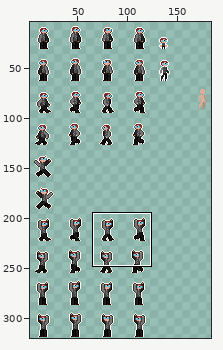
File history of a sprite sheet, bin/resources/img/entity/character/santy.png. The first picture is a wide view before the edit; the outline marks the close-up.
Close-up. The starting point:
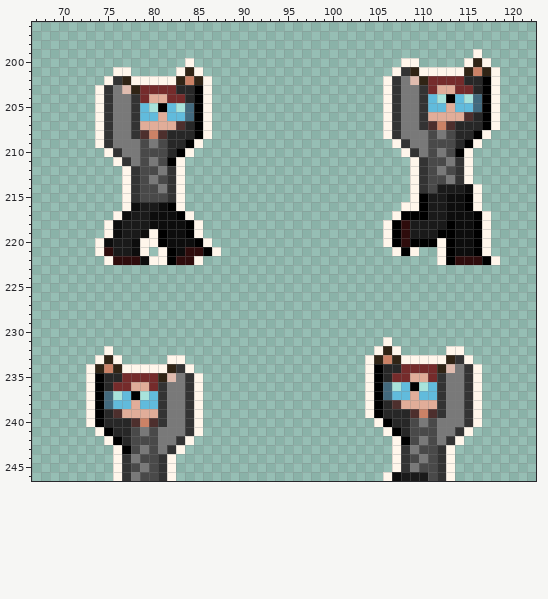
The file is 192x320 pixels. Colours within 5 levels of each other are drawn and written as one. Shown: x 67..122, y 196..246. The wide view leaves out empty margins. The commit also changed other parts of the picture, which this record leaves out.
New version:
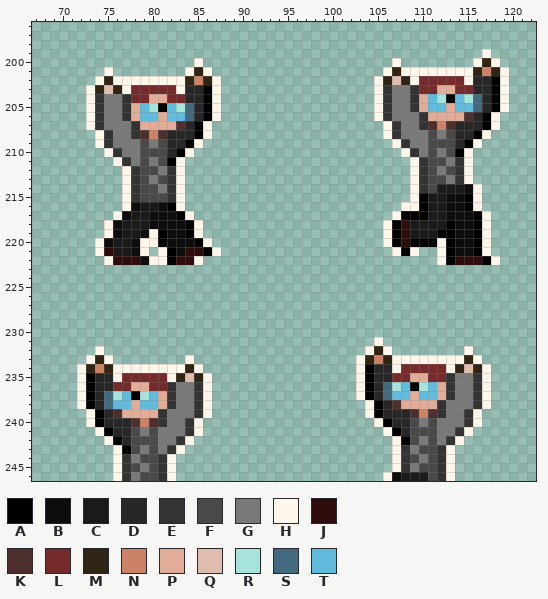
Palette (. is transparent): A #000000  B #0d0d0d  C #1a1a1a  D #272727  E #333333  F #494949  G #797979  H #fff6eb  J #2e0c0c  K #4d2f2d  L #752b2b  M #302415  N #cb8266  P #e1ad99  Q #e0bcaf  R #a8e3db  S #42697d  T #61bbdc
What changed:
y 199: x 116..117 H. -> .H
y 200: x 84..85 H. -> .H; x 107..109 .HH -> H..; x 115..118 HMH. -> .HMH
y 201: x 75..77 .HH -> H..; x 83..86 HMH. -> .HMH; x 106..109 .HEM -> HMHH; x 115..119 MNMH. -> HMNMH
y 202: x 74..77 .HEM -> HMHH; x 83..87 MNMH. -> HMNMH; x 105..110 .HEGQM -> HMQMHL; x 115 D -> H; x 117..119 AH. -> DAH
y 203: x 73..78 .HEGQM -> HMQMHL; x 83 D -> H; x 85..87 AH. -> DAH; x 105..107 .HE -> HEG; x 109..110 GE -> EL; x 117..119 AH. -> DAH
y 204: x 73..75 .HE -> HEG; x 77..78 GE -> EL; x 85..87 AH. -> DAH; x 105..107 .HE -> HEG; x 109..110 GE -> EP; x 117..119 AH. -> DAH
y 205: x 73..75 .HE -> HEG; x 77..78 GE -> EP; x 85..87 AH. -> DAH; x 105..107 .HE -> HEG; x 109..110 GE -> EP; x 117..119 AH. -> DAH
y 206: x 73..75 .HE -> HEG; x 77..78 GE -> EP; x 85..87 AH. -> DAH; x 105..107 .HE -> HEG
y 207: x 73..75 .HE -> HEG
y 231: x 105..106 .H -> H.
y 232: x 74..75 .H -> H.; x 104..107 .HMH -> HMH.; x 113..115 HH. -> ..H
y 233: x 73..76 .HMH -> HMH.; x 82..84 HH. -> ..H; x 103..107 .HMNM -> HMNMH; x 113..116 MEH. -> HHMH
y 234: x 72..76 .HMNM -> HMNMH; x 82..85 MEH. -> HHMH; x 103..105 .HA -> HAD; x 107 D -> H; x 112..117 MQGEH. -> LHMQMH
y 235: x 72..74 .HA -> HAD; x 76 D -> H; x 81..86 MQGEH. -> LHMQMH; x 103..105 .HA -> HAD; x 112..113 EG -> LE; x 115..117 EH. -> GEH
y 236: x 72..74 .HA -> HAD; x 81..82 EG -> LE; x 84..86 EH. -> GEH; x 103..105 .HA -> HAD; x 112..113 EG -> PE; x 115..117 EH. -> GEH
y 237: x 72..74 .HA -> HAD; x 81..82 EG -> PE; x 84..86 EH. -> GEH; x 103..105 .HA -> HAD; x 112..113 EG -> PE; x 115..117 EH. -> GEH
y 238: x 72..74 .HA -> HAD; x 81..82 EG -> PE; x 84..86 EH. -> GEH; x 115..117 EH. -> GEH
y 239: x 84..86 EH. -> GEH
